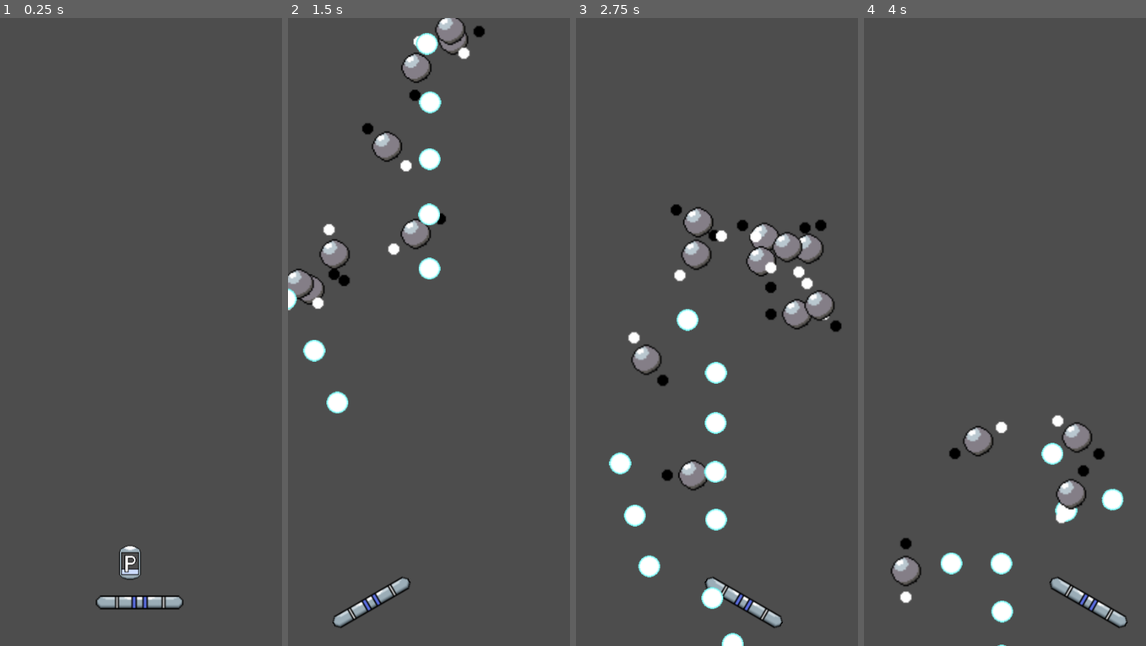
Above: before the commit, frames 1-4 (left to right).
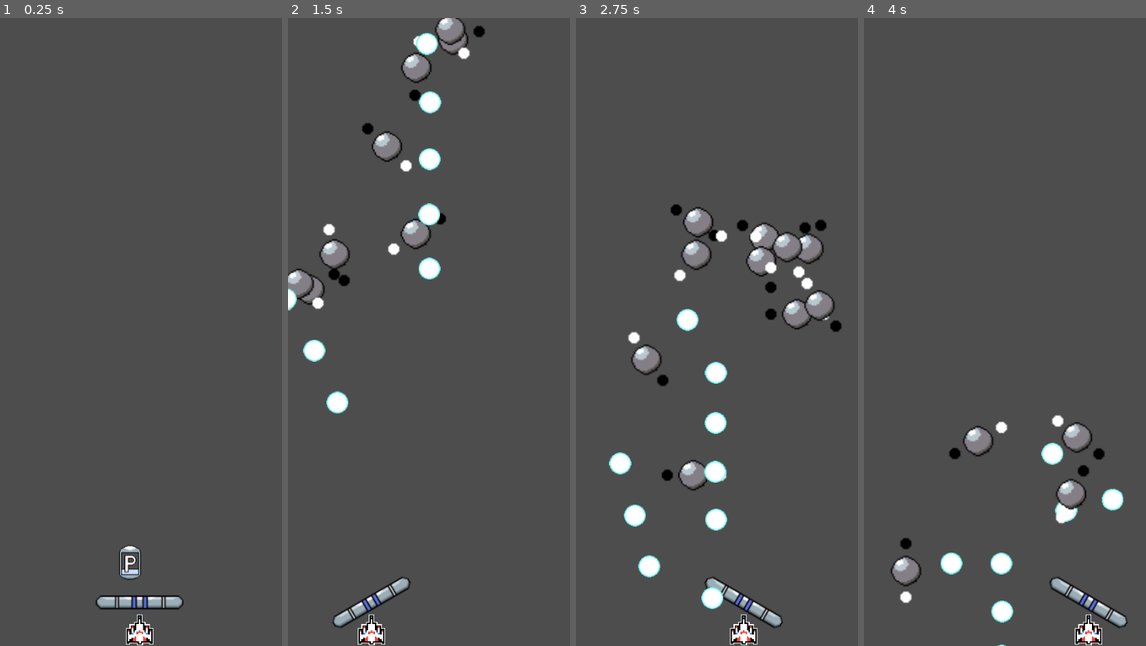
Above: after the commit, the same moments.

Repository: dommie123/Bullet_Hell
Game: Godot game, scene res://nodes/main.tscn
Two runs of this game, one before a commit and one after it. Both use one fixed random seed, a clock stepped at 60 frames per second and the inputs below.
Inputs (mouse positions are in pixels of both pictures, inside the frame that each line leads up to):
- Up to frame 1 (0.25 s): no input
- Up to frame 2 (1.5 s): move the mouse to (429, 602) at 0.52 s; tap Space (shift) at 0.6 s; move the mouse to (372, 363) at 1.27 s; click (372, 363) at 1.35 s
- Up to frame 3 (2.75 s): tap Space (shift) at 1.55, 2.3 s; move the mouse to (745, 193) at 2.02 s; hold Right mouse button (rotate_right) from 2.03 s (still down)
- Up to frame 4 (4 s): move the mouse to (990, 457) at 2.77 s; release Right mouse button (rotate_right) at 2.78 s; tap Space (shift) at 2.85, 3.6 s; move the mouse to (1089, 426) at 3.52 s

The runs differ from the first frame. In frame 1, 0.3% of the frame differs, in the area x 44-55%, y 94-100%; in frame 2, 0.3%; in frame 3, 0.4%, in the area x 51-65%, y 94-100%; in frame 4, 0.3%.

Commit message:
Player ship added, it dies if it takes too many hits

Diff:
--- a/nodes/main.tscn
+++ b/nodes/main.tscn
@@ -1,8 +1,9 @@
-[gd_scene load_steps=6 format=3 uid="uid://b8wk107okjidg"]
+[gd_scene load_steps=7 format=3 uid="uid://b8wk107okjidg"]
 
 [ext_resource type="Script" path="res://scripts/Main.gd" id="1_o6526"]
 [ext_resource type="PackedScene" uid="uid://bxrp03v51pwbw" path="res://nodes/enemy_spawner.tscn" id="2_hk6sm"]
 [ext_resource type="PackedScene" uid="uid://drh6a3js8480r" path="res://nodes/player.tscn" id="2_nnhgw"]
+[ext_resource type="PackedScene" uid="uid://bfhuoslxpj43e" path="res://nodes/player_ship.tscn" id="4_2dr2i"]
 [ext_resource type="PackedScene" uid="uid://ct0s05l6kyqbn" path="res://nodes/powerup.tscn" id="4_haxs5"]
 [ext_resource type="Script" path="res://scripts/MainCamera2D.gd" id="5_3ca1x"]
 
@@ -12,6 +13,9 @@
 
 [node name="Player" parent="." instance=ExtResource("2_nnhgw")]
 position = Vector2(198, 856)
+
+[node name="PlayerShip" parent="." instance=ExtResource("4_2dr2i")]
+position = Vector2(199, 893)
 
 [node name="Powerup" parent="." instance=ExtResource("4_haxs5")]
 position = Vector2(192, 774)
@@ -27,4 +31,6 @@
 
 [connection signal="deactivate_curse" from="Player" to="." method="_on_player_deactivate_curse"]
 [connection signal="deactivate_powerup" from="Player" to="." method="_on_player_deactivate_powerup"]
+[connection signal="player_died" from="Player" to="PlayerShip" method="_on_player_player_died"]
+[connection signal="lose_life" from="PlayerShip" to="Player" method="_on_player_ship_lose_life"]
 [connection signal="timeout" from="EnemySpawnerTimer" to="." method="_on_enemy_spawner_timer_timeout"]
--- /dev/null
+++ b/nodes/player_ship.tscn
@@ -0,0 +1,38 @@
+[gd_scene load_steps=5 format=3 uid="uid://bfhuoslxpj43e"]
+
+[ext_resource type="Script" path="res://scripts/PlayerShip.gd" id="1_oaehg"]
+[ext_resource type="Texture2D" uid="uid://j4mh2h5rq8lt" path="res://assets/PlayerShip/Galaga-PNG-Photos.png" id="2_5tcah"]
+
+[sub_resource type="SpriteFrames" id="SpriteFrames_phas3"]
+animations = [{
+"frames": [{
+"duration": 1.0,
+"texture": ExtResource("2_5tcah")
+}],
+"loop": true,
+"name": &"default",
+"speed": 5.0
+}]
+
+[sub_resource type="RectangleShape2D" id="RectangleShape2D_0ee5a"]
+size = Vector2(24, 22)
+
+[node name="PlayerShip" type="RigidBody2D"]
+collision_mask = 192
+gravity_scale = 0.0
+max_contacts_reported = 1
+contact_monitor = true
+lock_rotation = true
+freeze = true
+script = ExtResource("1_oaehg")
+
+[node name="AnimatedSprite2D" type="AnimatedSprite2D" parent="."]
+scale = Vector2(0.0379304, 0.0387271)
+sprite_frames = SubResource("SpriteFrames_phas3")
+
+[node name="CollisionShape2D" type="CollisionShape2D" parent="."]
+position = Vector2(0, 2)
+scale = Vector2(1.45563, 1.47409)
+shape = SubResource("RectangleShape2D_0ee5a")
+
+[connection signal="body_entered" from="." to="." method="_on_body_entered"]
--- a/scripts/Player.gd
+++ b/scripts/Player.gd
@@ -157,3 +157,14 @@
 	deactivate_powerup.emit()
 	deactivate_curse.emit()
 	print("Stats Reset")
+
+
+func _on_player_ship_lose_life():
+	print("Ouch!")
+	lives -= 1
+
+	# If the player is out of lives, it's game over.
+	if lives == 0:
+		print("I'm dead!")
+		player_died.emit()
+		queue_free()
--- /dev/null
+++ b/scripts/PlayerShip.gd
@@ -0,0 +1,63 @@
+extends RigidBody2D
+
+signal lose_life
+
+enum COLOR {
+	CYAN,
+	MAGENTA
+}
+
+@export var currentColor: COLOR
+
+var playerPaddle: Node2D
+
+# Called when the node enters the scene tree for the first time.
+func _ready():
+	playerPaddle = get_node("/root/Main/Player")
+
+
+# Called every frame. 'delta' is the elapsed time since the previous frame.
+func _process(delta):
+	position = Vector2(playerPaddle.position.x, playerPaddle.position.y + 40)
+
+	if Input.is_action_just_pressed("shift"):
+		shift()
+
+
+@export var bullet_hit_callable = func(body):
+	lose_life.emit()
+
+
+func shift():
+	if currentColor == COLOR.CYAN:
+		currentColor = COLOR.MAGENTA
+		set_collision_layer_value(2,false)#sets ship and paddle collision cyan to false
+		set_collision_layer_value(3,false)
+
+		set_collision_layer_value(1,true)#sets ship and paddle collision magenta to true
+		set_collision_layer_value(4,true)
+
+		set_collision_mask_value(5,false) #sets enemy collision
+		set_collision_mask_value(6,true)
+
+		set_collision_mask_value(7,false) #sets bullet collision
+		set_collision_mask_value(8,true)
+
+	elif currentColor == COLOR.MAGENTA:
+		currentColor = COLOR.CYAN
+		set_collision_layer_value(1,false)#sets ship and paddle collision magenta to false
+		set_collision_layer_value(4,false)
+
+		set_collision_layer_value(2,true)#sets ship and paddle collision cyan to true
+		set_collision_layer_value(3,true)
+
+		set_collision_mask_value(5,true) #sets enemy collision
+		set_collision_mask_value(6,false)
+
+		set_collision_mask_value(7,true) #sets bullet collision
+		set_collision_mask_value(8,false)
+
+
+
+func _on_player_player_died():
+	queue_free()
--- a/scripts/bullet.gd
+++ b/scripts/bullet.gd
@@ -37,8 +37,6 @@
 		set_collision_mask_value(4, true)
 		$Icon.texture = magentaBulletTexture
 
-	var playerNode = get_node("/root/Main/Player")
-
 
 func _process(delta):
 	pass
@@ -50,13 +48,15 @@
 
 func _on_body_entered(body):
 #	print()
-	if "Player" in body.name:
+	if "Player" in body.name and "Ship" not in body.name:
 		linear_velocity = linear_velocity.normalized() * speed
 #		set_collision_mask_value(3, true)
 		set_collision_layer_value(9, true)
 #		set_collision_layer_value(2, false)
 #		set_collision_mask_value(1, false)
-
+	elif "PlayerShip" in body.name:
+		body.bullet_hit_callable.call(body)
+		queue_free()
 	elif "Enemy" in body.name:
 		body.currentState = 3 # STATE.DEAD
 		bullet_hit.emit()
--- a/scripts/enemy.gd
+++ b/scripts/enemy.gd
@@ -83,8 +83,13 @@
 		position = calc_pos(timePassed)
 
 	if currentType == TYPE.AIMBOT or currentType == TYPE.MEGABYTE or currentType == TYPE.GIGABYTE:
-		var playerPos = get_node("/root/Main/Player").position
-		$BulletLauncher.look_at(playerPos)
+		var player = get_node("/root/Main/Player")
+
+		if player:
+			var playerPos = get_node("/root/Main/Player").position
+			$BulletLauncher.look_at(playerPos)
+		else:
+			currentState = STATE.MOVING
 	else:
 		$BulletLauncher.rotation = 2 * PI + functions.ANGULAR_FUNCTIONS[0].call(timePassed)
 
Binary file added: assets/PlayerShip/Galaga-PNG-Photos.png
Not shown, added: assets/PlayerShip/Galaga-PNG-Photos.png.import
